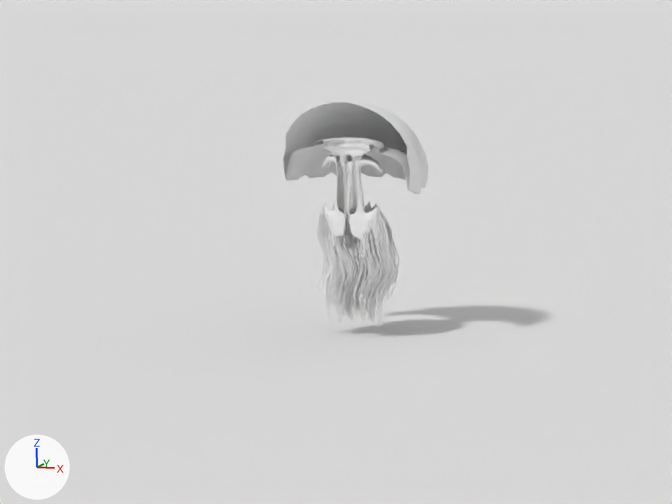
Renders of the Blender file jellyfish.blend from each side of a commit.
Both versions are drawn from the file's camera 'Camera'. Lighting does not change. The marker at lower left points along +X, +Y and +Z.

Script lines for the objects in view, before the commit:
```python
me_nomurai_bodyshape = bpy.data.meshes.new('nomurai_bodyShape')
me_nomurai_bodyshape.from_pydata(...)  # 6666 vertices, 6488 faces; spans x -2.75..2.96, y -0.53..2.96, z -2.67..2.81
me_nomurai_bodyshape.polygons.foreach_set('use_smooth', [True] * 6488)
me_nomurai_bodyshape.materials.append(mat_default)  # white #e7e7e7
me_nomurai_tentacleshape = bpy.data.meshes.new('nomurai_tentacleShape')
me_nomurai_tentacleshape.from_pydata(...)  # 12576 vertices, 11072 faces; spans x -1.45..1.9, y -0.25..1.61, z -5.43..-1.02
me_nomurai_tentacleshape.materials.append(mat_default)  # white #e7e7e7
me_plane = bpy.data.meshes.new('Plane')
me_plane.from_pydata([(-1.0, -1.0, 0.0), (1.0, -1.0, 0.0), (-1.0, 1.0, 0.0), (1.0, 1.0, 0.0)], [], [(0, 1, 3, 2)])
me_plane.materials.append(mat_shadow_catcher)  # white #e7e7e7
ob_nomurai_body = bpy.data.objects.new('nomurai_body', me_nomurai_bodyshape)
ob_nomurai_body.location = (0.0, 0.0, 1.75)
ob_nomurai_body.scale = (0.3, 0.3, 0.3)
ob_nomurai_tentacle = bpy.data.objects.new('nomurai_tentacle', me_nomurai_tentacleshape)
ob_nomurai_tentacle.location = (0.0, 0.0, 1.75)
ob_nomurai_tentacle.scale = (0.3, 0.3, 0.3)
ob_plane = bpy.data.objects.new('Plane', me_plane)
ob_plane.location = (0.0, 0.0, 0.0)
ob_plane.scale = (1000.0, 1000.0, 1000.0)
```
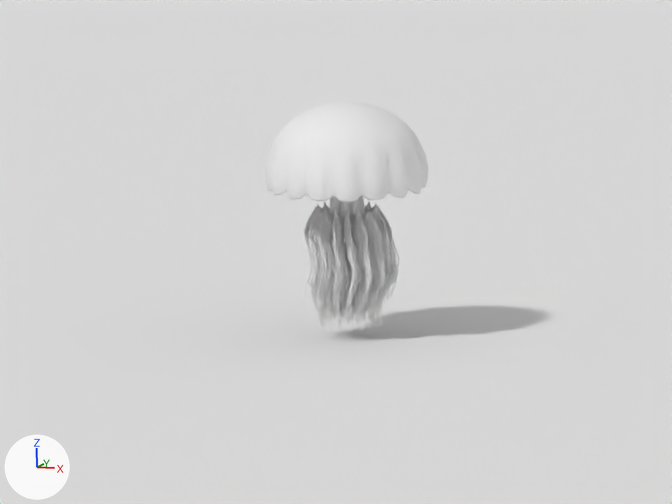
Location of each change, (x1, y1, x2, y2) in pixels of the pictures (672 x 504 px):
'nomurai_body', modifiers changed (12% wider)
    before: (283, 101, 429, 252)
    after: (265, 101, 429, 247)
'nomurai_tentacle', modifiers changed (15% wider)
    before: (317, 203, 400, 326)
    after: (304, 203, 400, 331)

The change in detail:
Object 'nomurai_body' (ob_nomurai_body) gains a MIRROR modifier named 'Mirror'.
Modifier setting: use_axis = (False, True, False).
Modifier setting: merge_threshold = 0.05.
Modifier setting: mirror_object = ob_empty.
Object 'nomurai_tentacle' (ob_nomurai_tentacle) gains a MIRROR modifier named 'Mirror'.
Modifier setting: use_axis = (False, True, False).
Modifier setting: merge_threshold = 0.05.
Modifier setting: mirror_object = ob_empty.
Object 'Empty' (ob_empty) is new.
Its location is (0.0, 0.0, 0.0).
Its rotation in degrees is (0, 0, -11).
